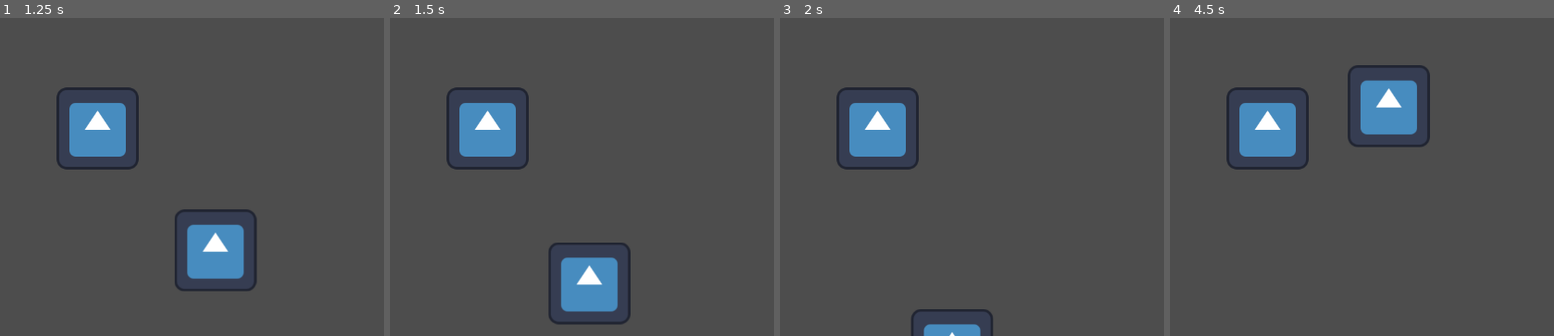
Above: before the commit, frames 1-4 (left to right).
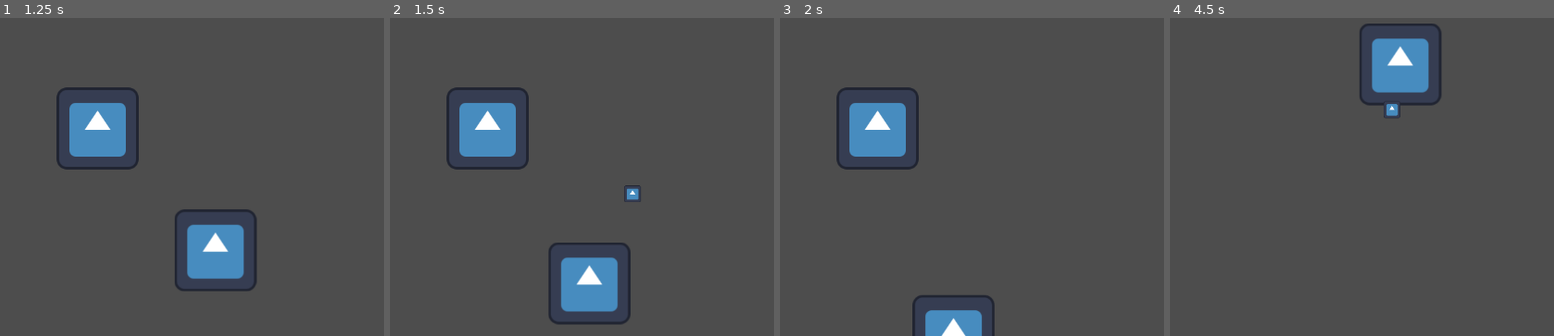
Above: after the commit, the same moments.

Repository: kschulz20/scream-jam-2024
Game: Godot game, scene res://src/main.tscn
The game is run twice, just before and just after one commit, with the same random seed, the same clock (stepped at 60 frames per second) and the same inputs. The engine's default icon, where the game draws it, is replaced by a stand-in: a white triangle on a blue panel in a dark square.
Inputs (mouse positions are in pixels of both pictures, inside the frame that each line leads up to):
- Up to frame 1 (1.25 s): move the mouse to (61, 211) at 0.52 s; hold W (move_up) from 0.53 s (still down); click (61, 211) at 0.6 s
- Up to frame 2 (1.5 s): keep holding W (move_up); move the mouse to (708, 189) at 1.27 s; right-click (708, 189) at 1.35 s
- Up to frame 3 (2 s): keep holding W (move_up)
- Up to frame 4 (4.5 s): move the mouse to (outside the picture) at 2.02 s; release W (move_up) at 2.03 s; hold A (move_left) 2.03-3.53 s; click (outside the picture) at 2.1 s; move the mouse to (1304, 129) at 2.77 s; right-click (1304, 129) at 2.85 s; click (1304, 129) at 2.92 s; move the mouse to (outside the picture) at 3.52 s; hold S (move_down) 3.53-4.28 s; click (outside the picture) at 3.6 s; move the mouse to (1431, 107) at 4.27 s; hold D (move_right) from 4.28 s (still down); right-click (1431, 107) at 4.35 s

Frame 1 is identical in both runs. In frame 2, 0.2% of the frame differs, in the area x 60-66%, y 52-58%; in frame 3, 1.3%; in frame 4, 8.3%, in the area x 14-71%, y 1-48%.

Commit message:
two enemy types exist

Diff:
--- a/src/Entities/MVPEnemy/enemy.gd
+++ b/src/Entities/MVPEnemy/enemy.gd
@@ -1,8 +1,16 @@
 extends CharacterBody2D
 
-@export var move_speed = 35
+const GHOST_HEALTH = 2
+const PUMPKIN_HEALTH = 4
+
+const GHOST_MOVE_SPEED = 35
+const PUMPKIN_MOVE_SPEED = 20
+
+# By default, enemy is a ghost
+@export var health = GHOST_HEALTH
+@export var move_speed = GHOST_MOVE_SPEED
+
 @export var debug_enable_move = true
-@export var health = 2
 @export var damage = 1
 
 @export var projectile :PackedScene = load(
@@ -12,6 +20,7 @@
 @onready var player_character = get_tree().root.find_child("PlayerCharacter", true, false)
 
 var team = ""
+
 
 func _ready() -> void:
 	# For testing/debug
@@ -32,6 +41,17 @@
 		#if obj == player:
 			#print("gotcha!")
 
+func set_type(type: String):
+	match type:
+		"pumpkin":
+			health = PUMPKIN_HEALTH
+			move_speed = PUMPKIN_MOVE_SPEED
+		"ghost":
+			health = GHOST_HEALTH
+			move_speed = GHOST_MOVE_SPEED
+		_:
+			print("Enemy didn't receive a type upon instantiation")
+
 func shoot(damage :int):
 	var new_projectile = projectile.instantiate()
 	new_projectile.heading = (player_character.position - position)
--- a/src/spawn_manager.gd
+++ b/src/spawn_manager.gd
@@ -18,5 +18,11 @@
 func _on_enemy_spawn_timer_timeout() -> void:
 	for enemy_spawn in enemy_spawn_list:
 		var enemy = enemy_scene.instantiate()
+
+		if (randi() % 2 == 0):
+			enemy.set_type("pumpkin")
+		else:
+			enemy.set_type("ghost")
+
 		enemy.position = enemy_spawn.position
 		enemies_node.add_child(enemy)
